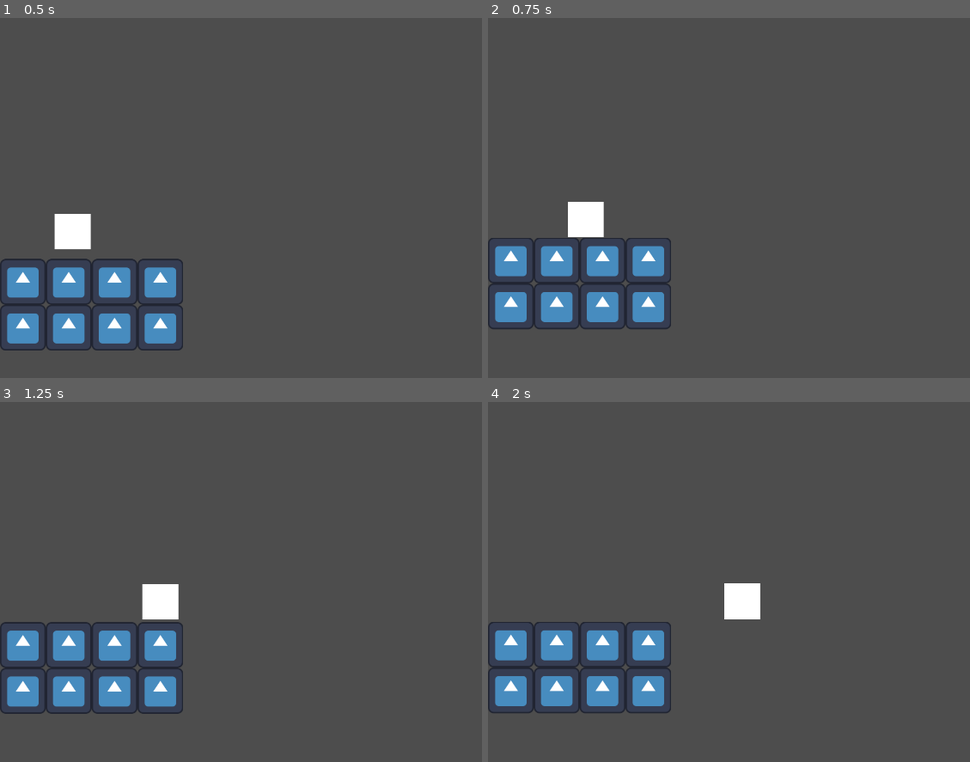
Above: before the commit, frames 1-4 (two rows, left to right).
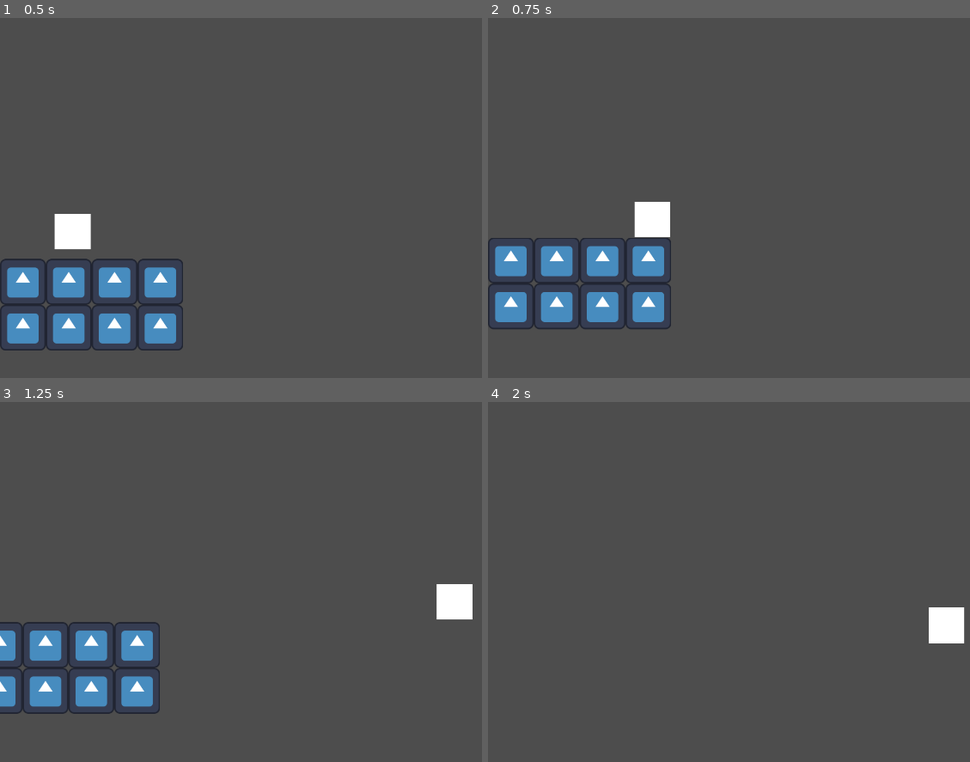
Above: after the commit, the same moments.

Repository: LitheFulminare/Operation-Venulysian
Game: Godot game, scene res://Game scenes/Prototyping.tscn
The game is run twice, just before and just after one commit, with the same random seed, the same clock (stepped at 60 frames per second) and the same inputs. The engine's default icon, where the game draws it, is replaced by a stand-in: a white triangle on a blue panel in a dark square.
Inputs:
- Up to frame 1 (0.5 s): no input
- Up to frame 2 (0.75 s): hold D (Right) from 0.53 s (still down); tap Shift (Dash) at 0.6 s
- Up to frame 3 (1.25 s): keep holding D (Right); tap W (Up) at 0.77 s
- Up to frame 4 (2 s): keep holding D (Right); tap Shift (Dash) at 1.35 s; tap W (Up) at 1.52 s

Frame 1 is identical in both runs. In frame 2, 1.5% of the frame differs, in the area x 16-38%, y 51-61%; in frame 3, 6.4%; in frame 4, 7.3%, in the area x 0-99%, y 50-87%.

Commit message:
pressing shift changes increasing movement speed
this is not a sprint mechanic, it's the foundation of the dash ability

Diff:
--- a/Operation Venulysian/Components/Entity/movement_controller.gd
+++ b/Operation Venulysian/Components/Entity/movement_controller.gd
@@ -6,10 +6,14 @@
 
 @export_group("Parameters")
 @export var walk_speed: float = 300
+@export var dash_speed_multiplier: float = 5
 @export var jump_velocity: float = 400
 @export_range(0, 1) var jump_release_deceleration = 0.5
 
 var is_dashing: bool = false
+
+@onready var base_walking_speed: float = walk_speed
+@onready var dash_speed: float = walk_speed * dash_speed_multiplier
 
 func move(delta: float) -> void:
 	if !character_body.is_on_floor():
@@ -22,7 +26,7 @@
 		character_body.velocity.y *= jump_release_deceleration
 
 	if PlayerVars.dash_unlocked && Input.is_action_just_pressed("Dash"):
-		print("player dashed")
+		walk_speed = dash_speed
 
 	var direction := Input.get_axis("Left", "Right")
 	if direction:
